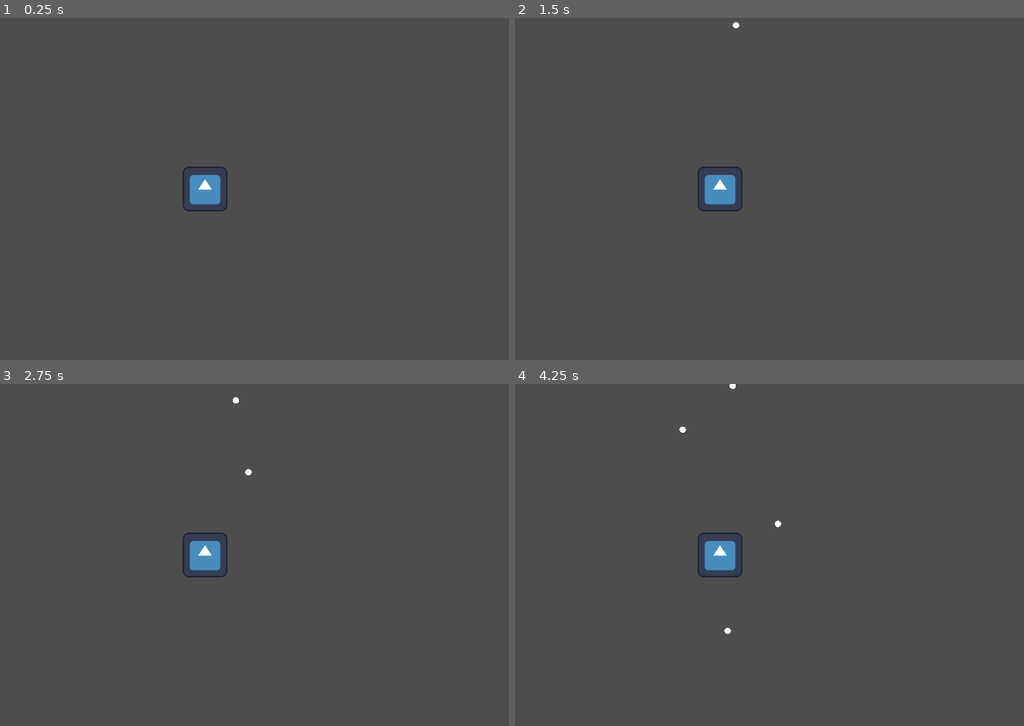
Above: before the commit, frames 1-4 (two rows, left to right).
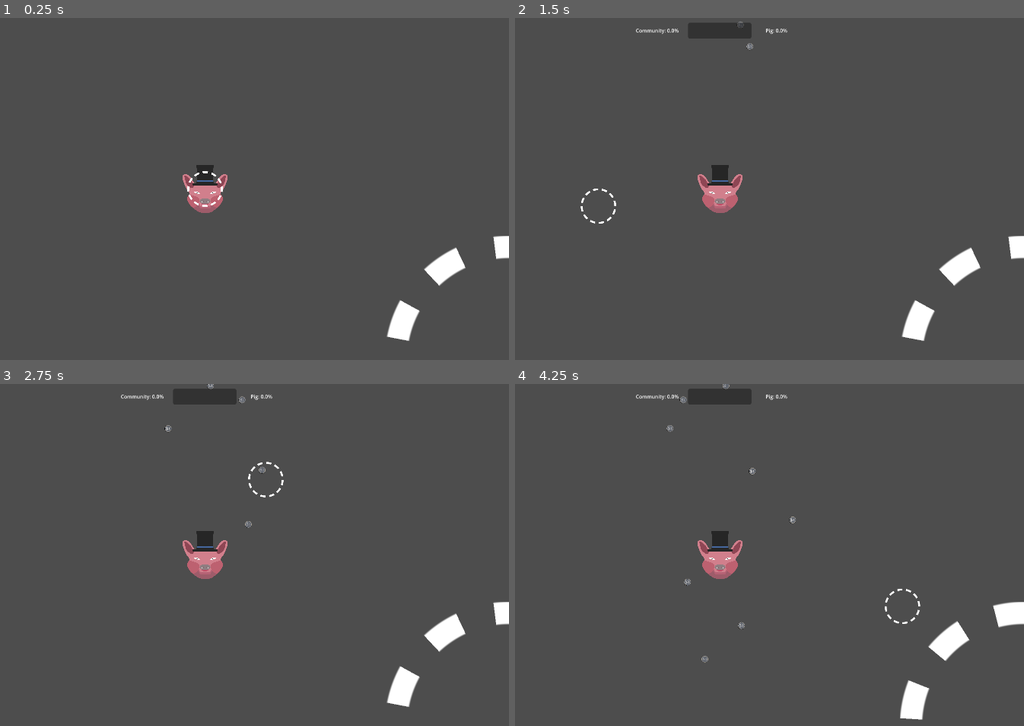
Above: after the commit, the same moments.

Repository: Ianvvtz/oink-capital-game
Game: Godot game, scene res://scenes/main.tscn
The game is run twice, just before and just after one commit, with the same random seed, the same clock (stepped at 60 frames per second) and the same inputs. The engine's default icon, where the game draws it, is replaced by a stand-in: a white triangle on a blue panel in a dark square.
Inputs (mouse positions are in pixels of both pictures, inside the frame that each line leads up to):
- Up to frame 1 (0.25 s): no input
- Up to frame 2 (1.5 s): move the mouse to (856, 171) at 0.52 s; click (856, 171) at 0.6 s; move the mouse to (596, 206) at 1.27 s; click (596, 206) at 1.35 s
- Up to frame 3 (2.75 s): move the mouse to (264, 479) at 2.02 s; click (264, 479) at 2.1 s
- Up to frame 4 (4.25 s): move the mouse to (688, 623) at 2.77 s; click (688, 623) at 2.85 s; move the mouse to (901, 606) at 3.52 s; click (901, 606) at 3.6 s

The runs differ from the first frame. In frame 1, 2.1% of the frame differs, in the area x 35-100%, y 42-95%; in frame 2, 2.8%; in frame 3, 3.0%; in frame 4, 3.3%, in the area x 23-100%, y 0-99%.

Commit message:
- Added money sprites - Added different money types - Added progressbar to show controlled percentage of money

Diff:
--- a/globals/Signalbus.gd
+++ b/globals/Signalbus.gd
@@ -1,3 +1,6 @@
 extends Node
 
+signal money_spawned
+signal player_received_money
+signal pig_received_money
 signal run_ended
--- a/scenes/main.tscn
+++ b/scenes/main.tscn
@@ -3,9 +3,10 @@
 [ext_resource type="PackedScene" uid="uid://dhppoqtx3jupm" path="res://scenes/piggy.tscn" id="1_0wfyh"]
 [ext_resource type="Script" uid="uid://4o063lcqi0a1" path="res://scripts/session_manager.gd" id="1_tefeu"]
 [ext_resource type="Script" uid="uid://duhfwfnwjubex" path="res://scripts/money_spawner.gd" id="2_jyhfs"]
-[ext_resource type="PackedScene" uid="uid://d2i31ucktnkk3" path="res://scenes/money.tscn" id="2_sugp2"]
 [ext_resource type="PackedScene" uid="uid://b2c5s08bjvmmm" path="res://scenes/player_hand.tscn" id="4_jyhfs"]
+[ext_resource type="PackedScene" uid="uid://d2i31ucktnkk3" path="res://scenes/money scenes/money_coin.tscn" id="4_tefeu"]
 [ext_resource type="PackedScene" uid="uid://c5vuuwvrex2i6" path="res://scenes/player_pouch.tscn" id="5_tbgi4"]
+[ext_resource type="Script" uid="uid://f5hnfn1sagww" path="res://scripts/ui_controller.gd" id="7_o6xl0"]
 
 [sub_resource type="WorldBoundaryShape2D" id="WorldBoundaryShape2D_tefeu"]
 
@@ -21,7 +22,7 @@
 [node name="MoneySpawner" type="Node2D" parent="." unique_id=1924332394]
 position = Vector2(0, -540)
 script = ExtResource("2_jyhfs")
-money_scene = ExtResource("2_sugp2")
+money_coin_scene = ExtResource("4_tefeu")
 
 [node name="Timer" type="Timer" parent="MoneySpawner" unique_id=1633765040]
 
@@ -56,6 +57,88 @@
 shape = SubResource("WorldBoundaryShape2D_tefeu")
 
 [node name="UI" type="CanvasLayer" parent="." unique_id=24108341]
+script = ExtResource("7_o6xl0")
+
+[node name="Control" type="Control" parent="UI" unique_id=252992286]
+layout_mode = 3
+anchors_preset = 15
+anchor_right = 1.0
+anchor_bottom = 1.0
+grow_horizontal = 2
+grow_vertical = 2
+
+[node name="HBoxContainer" type="HBoxContainer" parent="UI/Control" unique_id=883162340]
+layout_mode = 1
+anchors_preset = 5
+anchor_left = 0.5
+anchor_right = 0.5
+offset_left = -266.0
+offset_top = 20.0
+offset_right = 266.0
+offset_bottom = 60.0
+grow_horizontal = 2
+alignment = 1
+
+[node name="PlayerPercentage" type="Label" parent="UI/Control/HBoxContainer" unique_id=47833562]
+layout_mode = 2
+size_flags_horizontal = 2
+text = "Player:"
+horizontal_alignment = 1
+vertical_alignment = 1
+
+[node name="Control" type="Control" parent="UI/Control/HBoxContainer" unique_id=245259072]
+layout_mode = 2
+size_flags_horizontal = 6
+
+[node name="PlayerBar" type="ProgressBar" parent="UI/Control/HBoxContainer/Control" unique_id=903699483]
+clip_contents = true
+custom_minimum_size = Vector2(200, 50)
+layout_mode = 1
+anchors_preset = 8
+anchor_left = 0.5
+anchor_top = 0.5
+anchor_right = 0.5
+anchor_bottom = 0.5
+offset_left = -100.0
+offset_top = -25.0
+offset_right = 100.0
+offset_bottom = 25.0
+grow_horizontal = 2
+grow_vertical = 2
+size_flags_horizontal = 6
+max_value = 1.0
+value = 0.01
+show_percentage = false
+
+[node name="PigBar" type="ProgressBar" parent="UI/Control/HBoxContainer/Control" unique_id=1367110783]
+clip_contents = true
+custom_minimum_size = Vector2(200, 50)
+layout_mode = 1
+anchors_preset = 8
+anchor_left = 0.5
+anchor_top = 0.5
+anchor_right = 0.5
+anchor_bottom = 0.5
+offset_left = -100.0
+offset_top = -25.0
+offset_right = 100.0
+offset_bottom = 25.0
+grow_horizontal = 2
+grow_vertical = 2
+size_flags_horizontal = 3
+max_value = 1.0
+value = 0.01
+fill_mode = 1
+show_percentage = false
+
+[node name="PigPercentage" type="Label" parent="UI/Control/HBoxContainer" unique_id=592025405]
+layout_mode = 2
+size_flags_horizontal = 3
+text = "Pig:"
+horizontal_alignment = 1
+vertical_alignment = 1
+
+[node name="Sprite2D" type="Sprite2D" parent="." unique_id=168801914]
 
 [connection signal="timeout" from="SessionManager/RunTimer" to="SessionManager" method="_on_run_timer_timeout"]
 [connection signal="timeout" from="MoneySpawner/Timer" to="MoneySpawner" method="spawn_money"]
--- /dev/null
+++ b/scenes/money scenes/money_bar_100.tscn
@@ -0,0 +1,20 @@
+[gd_scene format=3 uid="uid://tl6dbgm1wjkr"]
+
+[ext_resource type="Script" uid="uid://nsjtc7mqduu3" path="res://scripts/money.gd" id="1_s5nk3"]
+[ext_resource type="Texture2D" uid="uid://bcfw6oso8374j" path="res://assets/images/money/100 dollar bar.png" id="2_s5nk3"]
+
+[sub_resource type="RectangleShape2D" id="RectangleShape2D_ecm27"]
+size = Vector2(54, 22)
+
+[node name="Money" type="RigidBody2D" unique_id=1656587016]
+collision_layer = 2
+collision_mask = 29
+script = ExtResource("1_s5nk3")
+value = 100
+
+[node name="Sprite2D" type="Sprite2D" parent="." unique_id=1216973679]
+scale = Vector2(0.2, 0.2)
+texture = ExtResource("2_s5nk3")
+
+[node name="CollisionShape2D" type="CollisionShape2D" parent="." unique_id=523827055]
+shape = SubResource("RectangleShape2D_ecm27")
--- /dev/null
+++ b/scenes/money scenes/money_bill_10.tscn
@@ -0,0 +1,20 @@
+[gd_scene format=3 uid="uid://ctgyj16vy4je5"]
+
+[ext_resource type="Script" uid="uid://nsjtc7mqduu3" path="res://scripts/money.gd" id="1_ucrp5"]
+[ext_resource type="Texture2D" uid="uid://tpfg4c7c3woh" path="res://assets/images/money/10 dollar bill.png" id="2_ucrp5"]
+
+[sub_resource type="RectangleShape2D" id="RectangleShape2D_ecm27"]
+size = Vector2(40, 24)
+
+[node name="Money" type="RigidBody2D" unique_id=1656587016]
+collision_layer = 2
+collision_mask = 29
+script = ExtResource("1_ucrp5")
+value = 10
+
+[node name="Sprite2D" type="Sprite2D" parent="." unique_id=1216973679]
+scale = Vector2(0.2, 0.2)
+texture = ExtResource("2_ucrp5")
+
+[node name="CollisionShape2D" type="CollisionShape2D" parent="." unique_id=523827055]
+shape = SubResource("RectangleShape2D_ecm27")
--- /dev/null
+++ b/scenes/money scenes/money_bill_50.tscn
@@ -0,0 +1,20 @@
+[gd_scene format=3 uid="uid://dg35co7na45jo"]
+
+[ext_resource type="Script" uid="uid://nsjtc7mqduu3" path="res://scripts/money.gd" id="1_0kpyy"]
+[ext_resource type="Texture2D" uid="uid://dhikbbch0cccp" path="res://assets/images/money/50 dollar bill.png" id="2_0kpyy"]
+
+[sub_resource type="RectangleShape2D" id="RectangleShape2D_ecm27"]
+size = Vector2(40, 24)
+
+[node name="Money" type="RigidBody2D" unique_id=1656587016]
+collision_layer = 2
+collision_mask = 29
+script = ExtResource("1_0kpyy")
+value = 50
+
+[node name="Sprite2D" type="Sprite2D" parent="." unique_id=1216973679]
+scale = Vector2(0.2, 0.2)
+texture = ExtResource("2_0kpyy")
+
+[node name="CollisionShape2D" type="CollisionShape2D" parent="." unique_id=523827055]
+shape = SubResource("RectangleShape2D_ecm27")
--- a/scenes/money.tscn
+++ b/scenes/money scenes/money_coin.tscn
@@ -1,20 +1,19 @@
 [gd_scene format=3 uid="uid://d2i31ucktnkk3"]
 
 [ext_resource type="Script" uid="uid://nsjtc7mqduu3" path="res://scripts/money.gd" id="1_v42d4"]
-
-[sub_resource type="SphereMesh" id="SphereMesh_v42d4"]
+[ext_resource type="Texture2D" uid="uid://cnqydgurjobuo" path="res://assets/images/money/1 dollar coin.png" id="2_g1d0i"]
 
 [sub_resource type="CircleShape2D" id="CircleShape2D_dia0j"]
+radius = 11.0
 
 [node name="Money" type="RigidBody2D" unique_id=1656587016]
 collision_layer = 2
 collision_mask = 29
 script = ExtResource("1_v42d4")
 
-[node name="MeshInstance2D" type="MeshInstance2D" parent="." unique_id=1294633706]
-position = Vector2(0, 2.861023e-06)
-scale = Vector2(20.022678, 20.02268)
-mesh = SubResource("SphereMesh_v42d4")
+[node name="Sprite2D" type="Sprite2D" parent="." unique_id=1216973679]
+scale = Vector2(0.2, 0.2)
+texture = ExtResource("2_g1d0i")
 
 [node name="CollisionShape2D" type="CollisionShape2D" parent="." unique_id=523827055]
 shape = SubResource("CircleShape2D_dia0j")
--- /dev/null
+++ b/scenes/money scenes/money_coin_5.tscn
@@ -0,0 +1,20 @@
+[gd_scene format=3 uid="uid://drg7cqlwqs6t8"]
+
+[ext_resource type="Script" uid="uid://nsjtc7mqduu3" path="res://scripts/money.gd" id="1_3wnpl"]
+[ext_resource type="Texture2D" uid="uid://b8go4g52mp2p1" path="res://assets/images/money/5 dollar coin.png" id="2_3wnpl"]
+
+[sub_resource type="CircleShape2D" id="CircleShape2D_dia0j"]
+radius = 11.0
+
+[node name="Money" type="RigidBody2D" unique_id=1656587016]
+collision_layer = 2
+collision_mask = 29
+script = ExtResource("1_3wnpl")
+value = 5
+
+[node name="Sprite2D" type="Sprite2D" parent="." unique_id=1216973679]
+scale = Vector2(0.2, 0.2)
+texture = ExtResource("2_3wnpl")
+
+[node name="CollisionShape2D" type="CollisionShape2D" parent="." unique_id=523827055]
+shape = SubResource("CircleShape2D_dia0j")
--- a/scenes/piggy.tscn
+++ b/scenes/piggy.tscn
@@ -1,7 +1,7 @@
 [gd_scene format=3 uid="uid://dhppoqtx3jupm"]
 
-[ext_resource type="Texture2D" uid="uid://ybio5lkfje3x" path="res://icon.svg" id="1_00wcf"]
 [ext_resource type="Script" uid="uid://oog0vwkc81iy" path="res://scripts/piggy.gd" id="1_am0m5"]
+[ext_resource type="Texture2D" uid="uid://wnwchnmu2dhx" path="res://assets/images/piggytophat.png" id="2_am0m5"]
 
 [sub_resource type="CircleShape2D" id="CircleShape2D_am0m5"]
 radius = 1130.004
@@ -10,7 +10,7 @@
 radius = 69.065186
 
 [sub_resource type="CircleShape2D" id="CircleShape2D_ow6q2"]
-radius = 100.0
+radius = 90.0
 
 [node name="Piggy" type="StaticBody2D" unique_id=1282141553 groups=["pig"]]
 script = ExtResource("1_am0m5")
@@ -28,8 +28,8 @@
 debug_color = Color(0.99999994, 0.018608239, 0.006154383, 0.41960785)
 
 [node name="Sprite2D" type="Sprite2D" parent="." unique_id=2079545518]
-scale = Vector2(1.09375, 1.09375)
-texture = ExtResource("1_00wcf")
+scale = Vector2(0.4, 0.3)
+texture = ExtResource("2_am0m5")
 
 [node name="Camera2D" type="Camera2D" parent="." unique_id=533256911]
 
--- /dev/null
+++ b/scenes/player_hand.gdshader
@@ -0,0 +1,60 @@
+shader_type canvas_item;
+
+uniform float radius : hint_range(0.0, 100.0) = 40.0;
+uniform float thickness : hint_range(0.0, 50.0) = 10.0;
+uniform vec4 color : source_color = vec4(1.0);
+uniform float dash_count : hint_range(1.0, 50.0) = 10.0;
+uniform float dash_ratio : hint_range(0.0, 1.0) = 0.5;
+uniform float speed = 0.8;
+
+float roundedBoxSDF(vec2 p, vec2 b, float r) {
+    vec2 q = abs(p) - b + r;
+    return length(max(q, 0.0)) + min(max(q.x, q.y), 0.0) - r;
+}
+
+void fragment() {
+    vec2 size = 1.0 / TEXTURE_PIXEL_SIZE;
+    vec2 p = (UV - 0.5) * size;
+    vec2 b = size * 0.5;
+    float r = min(radius, min(b.x, b.y));
+    float d = roundedBoxSDF(p, b, r);
+    float border_mask = smoothstep(0.5, -0.5, abs(d + thickness * 0.5) - thickness * 0.5);
+    vec2 inner = b - r;
+    float total_len = 4.0 * (inner.x + inner.y) + 2.0 * PI * r;
+    vec2 v = p;
+    vec2 q = abs(v) - inner;
+    float path_pos = 0.0;
+    if (q.x > 0.0 && q.y > 0.0) {
+        vec2 dir = sign(v);
+        vec2 center_offset = dir * inner;
+        vec2 rel = v - center_offset;
+        float angle = 0.0;
+        if (v.x > 0.0 && v.y < 0.0) {
+            angle = atan(rel.x, -rel.y);
+            path_pos = inner.x + angle * r;
+        } else if (v.x > 0.0 && v.y > 0.0) {
+            angle = atan(rel.y, rel.x);
+            path_pos = inner.x + (PI * 0.5 * r) + inner.y * 2.0 + angle * r;
+        } else if (v.x < 0.0 && v.y > 0.0) {
+            angle = atan(-rel.x, rel.y);
+            path_pos = inner.x + (PI * 1.0 * r) + inner.y * 2.0 + inner.x * 2.0 + angle * r;
+        } else {
+            angle = atan(-rel.y, -rel.x);
+            path_pos = inner.x + (PI * 1.5 * r) + inner.y * 2.0 + inner.x * 2.0 + inner.y * 2.0 + angle * r;
+        }
+    } else {
+        if (v.y <= -inner.y) {
+             if (v.x >= 0.0) path_pos = v.x;
+             else path_pos = total_len + v.x;
+        }
+        else if (v.x >= inner.x) path_pos = inner.x + (PI * 0.5 * r) + (v.y + inner.y);
+        else if (v.y >= inner.y) path_pos = inner.x + (PI * 1.0 * r) + inner.y * 2.0 + (inner.x - v.x);
+        else if (v.x <= -inner.x) path_pos = inner.x + (PI * 1.5 * r) + inner.x * 2.0 + inner.y * 2.0 + (inner.y - v.y);
+    }
+    float normalized_path = path_pos / total_len;
+    float segment = 1.0 / max(1.0, dash_count);
+    float dash_offset = TIME * (speed * 0.1);
+    float dash_mod = mod(normalized_path + dash_offset, segment) / segment;
+    float dash_mask = step(dash_mod, dash_ratio);
+    COLOR = vec4(color.rgb, color.a * border_mask * dash_mask);
+}
--- a/scenes/player_hand.tscn
+++ b/scenes/player_hand.tscn
@@ -1,14 +1,24 @@
 [gd_scene format=3 uid="uid://b2c5s08bjvmmm"]
 
 [ext_resource type="Script" uid="uid://xwk1xv4jfm40" path="res://scripts/player_hand.gd" id="1_4moqc"]
+[ext_resource type="Shader" uid="uid://dilu22yvnc66g" path="res://scenes/player_hand.gdshader" id="2_b5n6t"]
+[ext_resource type="Texture2D" uid="uid://cnqydgurjobuo" path="res://assets/images/money/1 dollar coin.png" id="3_e6atq"]
 
 [sub_resource type="CircleShape2D" id="CircleShape2D_707nr"]
 radius = 55.226807
 
+[sub_resource type="ShaderMaterial" id="ShaderMaterial_bfne6"]
+shader = ExtResource("2_b5n6t")
+shader_parameter/radius = 60.00000285
+shader_parameter/thickness = 6.000000285
+shader_parameter/color = Color(1, 1, 1, 1)
+shader_parameter/dash_count = 12.0000005225
+shader_parameter/dash_ratio = 0.6000000285
+shader_parameter/speed = 0.9
+
 [node name="PlayerHand" type="Area2D" unique_id=1164663404 groups=["player"]]
 collision_layer = 8
 collision_mask = 2
-gravity_space_override = 2
 gravity_point = true
 gravity_point_center = Vector2(0, 0)
 gravity_direction = Vector2(0, 0)
@@ -36,5 +46,26 @@
 horizontal_alignment = 1
 vertical_alignment = 1
 
+[node name="AmountCounter" type="Label" parent="." unique_id=1385380483]
+visible = false
+anchors_preset = 7
+anchor_left = 0.5
+anchor_top = 1.0
+anchor_right = 0.5
+anchor_bottom = 1.0
+offset_left = -20.0
+offset_top = 57.0
+offset_right = 20.0
+offset_bottom = 80.0
+grow_horizontal = 2
+grow_vertical = 0
+text = "$2"
+horizontal_alignment = 1
+vertical_alignment = 1
+
+[node name="Sprite2D" type="Sprite2D" parent="." unique_id=1693743403]
+material = SubResource("ShaderMaterial_bfne6")
+texture = ExtResource("3_e6atq")
+
 [connection signal="body_entered" from="." to="." method="_on_body_entered"]
 [connection signal="body_exited" from="." to="." method="_on_body_exited"]
--- a/scenes/player_pouch.tscn
+++ b/scenes/player_pouch.tscn
@@ -1,9 +1,20 @@
 [gd_scene format=3 uid="uid://c5vuuwvrex2i6"]
 
 [ext_resource type="Script" uid="uid://dj6vocengeqi5" path="res://scripts/player_pouch.gd" id="1_4rvbl"]
+[ext_resource type="Shader" uid="uid://dilu22yvnc66g" path="res://scenes/player_hand.gdshader" id="2_hruyr"]
+[ext_resource type="Texture2D" uid="uid://b8go4g52mp2p1" path="res://assets/images/money/5 dollar coin.png" id="3_p6dp5"]
 
 [sub_resource type="CircleShape2D" id="CircleShape2D_w0n5b"]
 radius = 400.0
+
+[sub_resource type="ShaderMaterial" id="ShaderMaterial_323cj"]
+shader = ExtResource("2_hruyr")
+shader_parameter/radius = 60.00000285
+shader_parameter/thickness = 10.0
+shader_parameter/color = Color(1, 1, 1, 1)
+shader_parameter/dash_count = 10.0
+shader_parameter/dash_ratio = 0.5
+shader_parameter/speed = 0.8
 
 [node name="PlayerPouch" type="Area2D" unique_id=295891638]
 collision_layer = 16
@@ -30,4 +41,9 @@
 horizontal_alignment = 1
 vertical_alignment = 1
 
+[node name="Sprite2D" type="Sprite2D" parent="." unique_id=440735400]
+material = SubResource("ShaderMaterial_323cj")
+scale = Vector2(7, 7)
+texture = ExtResource("3_p6dp5")
+
 [connection signal="body_entered" from="." to="." method="_on_body_entered"]
--- a/scripts/money.gd
+++ b/scripts/money.gd
@@ -1,7 +1,7 @@
 extends RigidBody2D
 
 
-var value: int = 1
+@export var value: int = 1
 var pig: Node2D
 var in_hand: bool = false
 var hand_offset: Vector2
@@ -32,7 +32,7 @@
 
 func _process(delta: float) -> void:
 	if in_hand:
-		grab_transition = min(grab_transition + delta * 3.0, 1.0)
+		grab_transition = min(grab_transition + delta * 3.0, 3.0)
 		var target = get_global_mouse_position() + hand_offset
 		var lerp_speed = lerp(0.1, 0.4, grab_transition)
 		global_position = lerp(global_position, target, lerp_speed)
--- a/scripts/money_spawner.gd
+++ b/scripts/money_spawner.gd
@@ -5,8 +5,8 @@
 @onready var money: Node2D = $Money
 
 
-@export var money_scene: PackedScene
-@export var time_between_spawns: float = 1.0
+@export var money_coin_scene: PackedScene
+@export var time_between_spawns: float = 0.5
 
 var valuespawned: int = 0
 
@@ -16,11 +16,12 @@
 
 
 func spawn_money() -> void:
-	var new_money = money_scene.instantiate()
+	var new_money = money_coin_scene.instantiate()
 	var spawn_location = global_position
 	money.call_deferred("add_child", new_money)
 	valuespawned += new_money.value
 	new_money.call_deferred("set_global_position", spawn_location)
+	Signalbus.money_spawned.emit()
 
 
 func _on_money_removed(_child) -> void:
--- a/scripts/piggy.gd
+++ b/scripts/piggy.gd
@@ -3,6 +3,7 @@
 
 @onready var pig_grab_area: Area2D = $PigGrabArea
 @onready var area_shape: CollisionShape2D = $PigGrabArea/CollisionShape2D
+@onready var pig_sprite: Sprite2D = $Sprite2D
 
 var base_size = 100.0
 var pig_money_count: int = 0
@@ -10,11 +11,18 @@
 
 func add_money(amount) -> void:
 	pig_money_count += amount
-	area_shape.shape.radius += amount
-	print(pig_money_count)
+
+	var base_radius = 90.0
+	var grow_amount = 1.0 + (pig_money_count + 1) * 0.005
+	area_shape.shape.radius = base_radius * grow_amount
+
+	var base_scale = Vector2(0.4, 0.3)
+	var scale_factor = 1.0 + (pig_money_count + 1) * 0.005
+	pig_sprite.scale = base_scale * scale_factor
 
 
 func _on_pig_grab_area_body_entered(body: Node2D) -> void:
 	var value = body.value
 	add_money(value)
+	Signalbus.pig_received_money.emit()
 	body.queue_free()
--- a/scripts/player_hand.gd
+++ b/scripts/player_hand.gd
@@ -2,10 +2,12 @@
 
 
 @onready var money_counter: Label = $MoneyCounter
+@onready var amount_counter: Label = $AmountCounter
 
 
 @export var max_money_hold: int = 2
 
+var amount_held: int = 0
 var money_held: int = 0
 
 
@@ -16,10 +18,10 @@
 func toggle_gravity(tf: bool) -> void:
 	if tf == true:
 		monitoring = true
-		set_gravity_space_override_mode(SPACE_OVERRIDE_COMBINE_REPLACE)
+		#set_gravity_space_override_mode(SPACE_OVERRIDE_COMBINE_REPLACE)
 	elif tf == false:
 		monitoring = false
-		set_gravity_space_override_mode(SPACE_OVERRIDE_DISABLED)
+		#set_gravity_space_override_mode(SPACE_OVERRIDE_DISABLED)
 
 
 func _process(_delta: float) -> void:
@@ -39,6 +41,7 @@
 		money_held += 1
 		print(money_held, "/", max_money_hold)
 		body.grab()
+		amount_held += body.value
 		set_text(true)
 	else:
 		# Add audio and visual feedback for hand being full.
@@ -48,6 +51,7 @@
 func _on_body_exited(body: Node2D) -> void:
 	if body.in_hand:
 		money_held -= 1
+		amount_held -= body.value
 		body.in_hand = false
 		if money_held == 0:
 			set_text(false)
@@ -56,3 +60,5 @@
 func set_text(tf: bool) -> void:
 	money_counter.visible = tf
 	money_counter.text = str(money_held, "/", max_money_hold)
+	amount_counter.visible = tf
+	amount_counter.text = str("$", amount_held)
--- a/scripts/player_pouch.gd
+++ b/scripts/player_pouch.gd
@@ -5,10 +5,10 @@
 
 func add_money(amount) -> void:
 	money_count += amount
-	print(money_count)
 
 
 func _on_body_entered(body: Node2D) -> void:
 	var value = body.value
 	add_money(value)
+	Signalbus.player_received_money.emit()
 	body.queue_free()
--- a/scripts/session_manager.gd
+++ b/scripts/session_manager.gd
@@ -21,6 +21,7 @@
 
 
 func end_run() -> void:
+	print_stack()
 	player_money = player_pouch.money_count
 	print("Total spawned: ", money_spawner.valuespawned)
 	print("Player money: ", player_money)
@@ -32,4 +33,4 @@
 
 func start_run() -> void:
 	money_spawner.start_spawns()
-	run_timer.start(1.0 + run_time)
+	run_timer.start(run_time)
--- /dev/null
+++ b/scripts/ui_controller.gd
@@ -0,0 +1,44 @@
+extends CanvasLayer
+
+
+@onready var player_percentage: Label = $Control/HBoxContainer/PlayerPercentage
+@onready var pig_percentage: Label = $Control/HBoxContainer/PigPercentage
+@onready var player_bar: ProgressBar = $Control/HBoxContainer/Control/PlayerBar
+@onready var pig_bar: ProgressBar = $Control/HBoxContainer/Control/PigBar
+@onready var player_pouch: Area2D = $"../PlayerPouch"
+@onready var piggy: StaticBody2D = $"../Piggy"
+@onready var money_spawner: Node2D = $"../MoneySpawner"
+
+var player_percent: float
+var pig_percent: float
+
+
+func _ready() -> void:
+	player_percentage.visible = false
+	pig_percentage.visible = false
+	player_bar.visible = false
+	pig_bar.visible = false
+	Signalbus.money_spawned.connect(calculate_percentages)
+	Signalbus.pig_received_money.connect(calculate_percentages)
+	Signalbus.player_received_money.connect(calculate_percentages)
+
+
+func calculate_percentages() -> void:
+	if pig_bar.visible == false:
+		player_percentage.visible = true
+		pig_percentage.visible = true
+		player_bar.visible = true
+		pig_bar.visible = true
+	var total_spawned = float(money_spawner.valuespawned)
+	var pig_money_count = float(piggy.pig_money_count)
+	var player_money_count = float(player_pouch.money_count)
+	player_percent = player_money_count / total_spawned
+	pig_percent = pig_money_count / total_spawned
+	set_labels()
+
+
+func set_labels() -> void:
+	player_percentage.text = "Community: %.1f%%" % (player_percent * 100)
+	pig_percentage.text = "Pig: %.1f%%" % (pig_percent * 100)
+	player_bar.value = player_percent
+	pig_bar.value = pig_percent
Binary file added: assets/images/money/1 dollar coin.png
Not shown, added: assets/images/money/1 dollar coin.png.import
Binary file added: assets/images/money/10 dollar bill.png
Not shown, added: assets/images/money/10 dollar bill.png.import
Binary file added: assets/images/money/100 dollar bar.png
Not shown, added: assets/images/money/100 dollar bar.png.import
Binary file added: assets/images/money/5 dollar coin.png
Not shown, added: assets/images/money/5 dollar coin.png.import
Binary file added: assets/images/money/50 dollar bill.png
Not shown, added: assets/images/money/50 dollar bill.png.import
Binary file added: assets/images/piggytophat.png
Not shown, added: assets/images/piggytophat.png.import
(and 2 more such lines)
